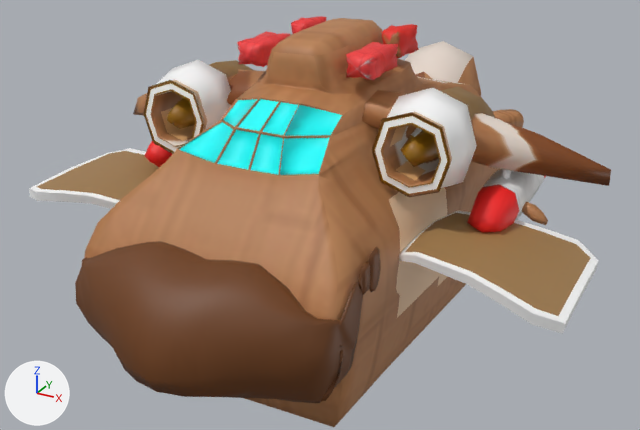
An edit to the FBX model Graphimation/scenes/fbx_exports/submarine.fbx, drawn before and after from the same camera.
One viewpoint serves both versions: a 50 mm lens placed at (1.026, -1.981, 0.916), pointed at (-0.036, -0.049, -0.05). Every picture has the same lights, and +X, +Y and +Z are marked at lower left. Where no turn or scale is listed for an object, it has been applied to the vertices. Vertices at the same position are counted once.
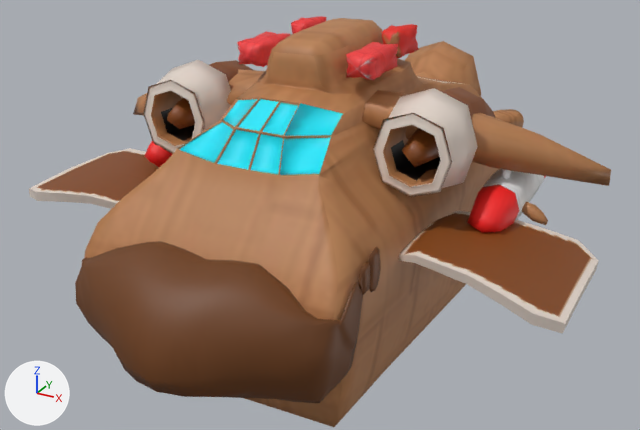
Edits to the scene script, one JSON object a line:
```json
{"op": "remove", "block": "mat_lambert14", "code": "mat_lambert14.base_color = (1.0, 1.0, 1.0)  # white #ffffff"}
{"op": "add", "block": "mat_lambert14", "code": "mat_lambert14.texture = img_sub_tex_jpg"}
{"op": "remove", "block": "mat_lambert13", "code": "mat_lambert13.base_color = (0.361, 0.204, 0.0745)  # brown #a27d4d"}
{"op": "add", "block": "mat_lambert13", "code": "mat_lambert13.texture = img_sub_tex_jpg"}
{"op": "remove", "block": "mat_phong3", "code": "mat_phong3.base_color = (0.0, 1.0, 1.0)  # cyan #00ffff"}
{"op": "add", "block": "mat_phong3", "code": "mat_phong3.texture = img_sub_tex_jpg"}
{"op": "remove", "block": "mat_lambert10", "code": "mat_lambert10.base_color = (1.0, 1.0, 1.0)  # white #ffffff"}
{"op": "add", "block": "mat_lambert10", "code": "mat_lambert10.texture = img_sub_tex_jpg"}
{"op": "remove", "block": "mat_phong2", "code": "mat_phong2.base_color = (0.0, 1.0, 1.0)  # cyan #00ffff"}
{"op": "add", "block": "mat_phong2", "code": "mat_phong2.texture = img_sub_tex_jpg"}
{"op": "remove", "block": "mat_lambert7", "code": "mat_lambert7.base_color = (0.315, 0.142, 0.0)  # brown #986900"}
{"op": "add", "block": "mat_lambert7", "code": "mat_lambert7.texture = img_sub_tex_jpg"}
{"op": "remove", "block": "mat_lambert9", "code": "mat_lambert9.base_color = (0.286, 0.153, 0.0392)  # brown #926d38"}
{"op": "add", "block": "mat_lambert9", "code": "mat_lambert9.texture = img_sub_tex_jpg"}
{"op": "remove", "block": "mat_lambert11", "code": "mat_lambert11.base_color = (0.729, 0.514, 0.333)  # beige #debe9c"}
{"op": "add", "block": "mat_lambert11", "code": "mat_lambert11.texture = img_sub_tex_jpg"}
{"op": "set", "path": "mat_lambert15.base_color", "old": "(0.873, 0.495, 0.205)", "new": "(0.0, 0.0, 0.0)", "note": "beige #f0bb7d -> black #000000"}
{"op": "remove", "block": "mat_phong4", "code": "mat_phong4.base_color = (1.0, 1.0, 1.0)  # white #ffffff"}
{"op": "add", "block": "mat_phong4", "code": "mat_phong4.texture = img_sub_tex_jpg"}
{"block": "me_mesh", "where": "me_mesh.from_pydata(...)  # 4131 vertices, 4085 faces; spans x -0.74..0.71, y -0.82..0.84, z -0.38..0.47"}
{"block": "me_mesh", "where": "# used by ob_polysurface63; location = (0.0, 0.0, 0.0)"}
{"block": "me_mesh", "change": "me_mesh part 1: 5 vertices moved within x 0.26..0.38, y -0.26..-0.25, z 0.25..0.32; 165 vertices removed from x 0.2..0.42, y -0.29..0.19, z 0.13..0.37; 165 vertices added at x 0.2..0.42, y -0.28..0.21, z 0.12..0.37"}
{"block": "me_mesh", "change": "me_mesh part 2: 24 vertices moved from x 0.28..0.32, y -0.62..-0.55, z -0.19..-0.05 to x 0.26..0.3, y -0.62..-0.55, z -0.19..-0.05"}
{"block": "me_mesh", "change": "me_mesh part 3: 677 kept faces spanning x -0.74..0.71, y -0.46..0.8, z -0.3..0.37 get new texture (UV) coordinates"}
{"block": "me_mesh", "change": "me_mesh part 4: 27 faces spanning x -0.34..0.32, y -0.55..0.36, z -0.35..0.14 switch from mat_lambert12 (beige #f8d2ac) to mat_phong1 (picture img_sub_tex_jpg)"}
```

Changed parts and their boxes [x1, y1, x2, y2] in the pictures (640 x 430 px; the box of a moved part takes in the faces that stretch with it):
```json
{"object": "polySurface63", "change": "surface changed, recoloured, reshaped", "before": [29, 16, 611, 427], "after": [29, 16, 611, 427]}
{"part": 1, "of": "me_mesh", "change": "moved or reshaped", "before": [372, 87, 495, 197], "after": [373, 87, 495, 197]}
{"part": 2, "of": "me_mesh", "change": "moved or reshaped", "before": [321, 345, 345, 401], "on screen": "not visible afterwards"}
{"part": 3, "of": "me_mesh", "change": "surface changed", "before": [29, 41, 611, 334], "after": [29, 41, 611, 334]}
{"part": 4, "of": "me_mesh", "change": "recoloured", "before": [389, 188, 448, 318], "after": [389, 188, 448, 318]}
```
